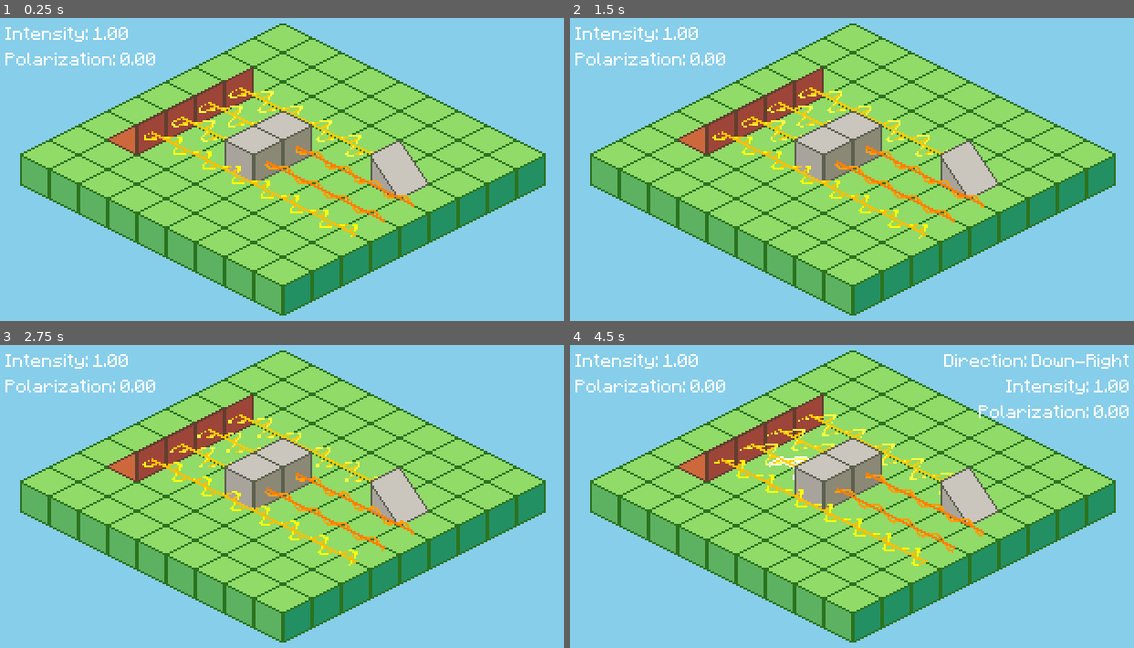
Above: before the commit, frames 1-4 (two rows, left to right).
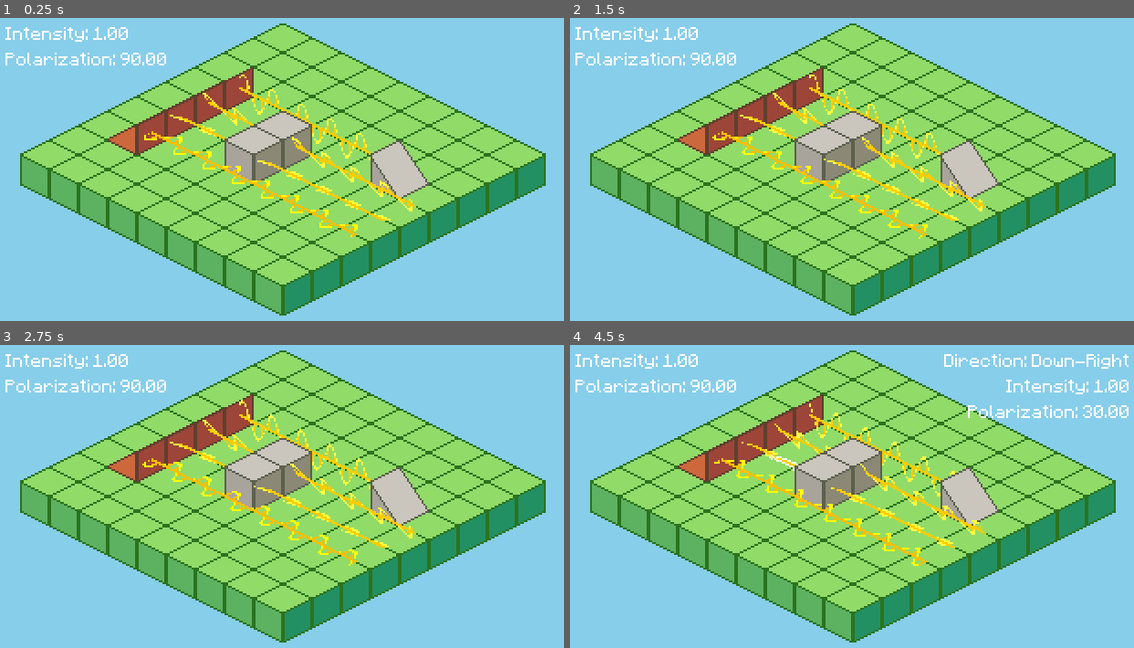
Above: after the commit, the same moments.

Repository: joshmoritty/polarization-puzzle
Game: Godot game, scene res://scenes/game.tscn
The game is run twice, just before and just after one commit, with the same random seed, the same clock (stepped at 60 frames per second) and the same inputs.
Inputs (mouse positions are in pixels of both pictures, inside the frame that each line leads up to):
- Up to frame 1 (0.25 s): no input
- Up to frame 2 (1.5 s): move the mouse to (981, 157) at 0.52 s; click (981, 157) at 0.67 s; drag from (733, 190) to (767, 96) at 1.27 s
- Up to frame 3 (2.75 s): move the mouse to (344, 426) at 2.02 s; click (344, 426) at 2.17 s
- Up to frame 4 (4.5 s): drag from (823, 566) to (823, 481) at 2.77 s; move the mouse to (1026, 548) at 3.52 s; click (1026, 548) at 3.67 s; drag from (677, 451) to (970, 496) at 4.27 s

The runs differ from the first frame. In frame 1, 2.0% of the frame differs, in the area x 21-74%, y 11-68%; in frame 2, 2.0%; in frame 3, 2.0%; in frame 4, 2.4%, in the area x 21-93%, y 11-69%.

Commit message:
feat: add filter UI

Diff:
--- a/scenes/game.tscn
+++ b/scenes/game.tscn
@@ -16,6 +16,24 @@
 line_spacing = 0.0
 font = ExtResource("2_kvpfn")
 font_size = 8
+
+[sub_resource type="StyleBoxFlat" id="StyleBoxFlat_kvpfn"]
+bg_color = Color(0.792157, 0.776471, 0.745098, 1)
+border_width_left = 1
+border_width_top = 1
+border_width_right = 1
+border_width_bottom = 1
+border_color = Color(0.360784, 0.376471, 0.305882, 1)
+corner_radius_top_left = 8
+corner_radius_top_right = 8
+corner_radius_bottom_right = 8
+corner_radius_bottom_left = 8
+
+[sub_resource type="Theme" id="Theme_dinhu"]
+Label/colors/font_color = Color(0.360784, 0.376471, 0.305882, 1)
+Label/font_sizes/font_size = 8
+Label/fonts/font = ExtResource("2_kvpfn")
+Panel/styles/panel = SubResource("StyleBoxFlat_kvpfn")
 
 [sub_resource type="ShaderMaterial" id="ShaderMaterial_iywne"]
 render_priority = 0
@@ -530,9 +548,61 @@
 offset_top = 8.0
 offset_right = -8.0
 offset_bottom = 48.0
-grow_horizontal = 0
 label_settings = SubResource("LabelSettings_p57ef")
 horizontal_alignment = 2
+
+[node name="FilterDialog" type="Control" parent="CanvasLayer"]
+unique_name_in_owner = true
+visible = false
+layout_mode = 3
+anchors_preset = 2
+anchor_top = 1.0
+anchor_bottom = 1.0
+offset_left = 8.0
+offset_top = -72.0
+offset_right = 160.0
+offset_bottom = -8.0
+grow_vertical = 0
+theme = SubResource("Theme_dinhu")
+
+[node name="Panel" type="Panel" parent="CanvasLayer/FilterDialog"]
+layout_mode = 1
+anchors_preset = 15
+anchor_right = 1.0
+anchor_bottom = 1.0
+grow_horizontal = 2
+grow_vertical = 2
+
+[node name="VBox" type="VBoxContainer" parent="CanvasLayer/FilterDialog"]
+layout_mode = 1
+anchors_preset = -1
+anchor_right = 1.0
+anchor_bottom = 1.0
+offset_left = 8.0
+offset_top = 8.0
+offset_right = -8.0
+offset_bottom = -4.0
+grow_horizontal = 2
+grow_vertical = 2
+
+[node name="Title" type="Label" parent="CanvasLayer/FilterDialog/VBox"]
+layout_mode = 2
+text = "Polarization"
+horizontal_alignment = 1
+
+[node name="Slider" type="HSlider" parent="CanvasLayer/FilterDialog/VBox"]
+unique_name_in_owner = true
+layout_mode = 2
+size_flags_horizontal = 3
+max_value = 179.0
+rounded = true
+tick_count = 7
+
+[node name="Value" type="Label" parent="CanvasLayer/FilterDialog/VBox"]
+unique_name_in_owner = true
+layout_mode = 2
+text = "0"
+horizontal_alignment = 1
 
 [node name="SubViewport" type="SubViewport" parent="."]
 unique_name_in_owner = true
@@ -667,20 +737,21 @@
 script = ExtResource("4_u5sy4")
 dir = 1
 intensity = 1
+polar = 60
 
 [node name="Filter2" type="Sprite2D" parent="ObjectTiles"]
 position = Vector2(-16, -8)
 texture = ExtResource("6_vtaks")
 script = ExtResource("5_iywne")
 dir = 1
-polar = -60
+polar = 30
 
 [node name="Filter" type="Sprite2D" parent="ObjectTiles"]
 position = Vector2(0, -16)
 texture = ExtResource("6_vtaks")
 script = ExtResource("5_iywne")
 dir = 1
-polar = -60
+polar = 60
 
 [node name="Sensor" type="Sprite2D" parent="ObjectTiles"]
 position = Vector2(64, 0)
@@ -701,6 +772,7 @@
 script = ExtResource("4_u5sy4")
 dir = 1
 intensity = 1
+polar = 90
 
 [node name="Source4" type="Sprite2D" parent="ObjectTiles"]
 position = Vector2(-64, -32)
@@ -708,6 +780,7 @@
 script = ExtResource("4_u5sy4")
 dir = 1
 intensity = 1
+polar = 30
 
 [node name="Camera" type="Camera2D" parent="."]
 position = Vector2(160, 90)
--- a/scripts/controller.gd
+++ b/scripts/controller.gd
@@ -9,6 +9,10 @@
 @onready var label: Label = %"HoverReadout"
 var _outline_shader := load("res://assets/2d_outline.gdshader")
 var _hovered_sprite: CanvasItem = null
+@onready var filter_dialog: Control = $"CanvasLayer/FilterDialog"
+@onready var fd_slider: HSlider = filter_dialog.get_node("VBox/Slider") as HSlider
+@onready var fd_value: Label = filter_dialog.get_node("VBox/Value") as Label
+var _active_filter: Filter = null
 
 func _ready():
 	for pos in objs:
@@ -17,6 +21,14 @@
 			construct_beam(pos, obj.process_light(null))
 
 func _unhandled_input(event: InputEvent) -> void:
+	# When dialog open, suppress hover readout and allow outside-click close
+	if filter_dialog and filter_dialog.visible:
+		if event is InputEventMouseButton and event.pressed and event.button_index == MOUSE_BUTTON_LEFT:
+			var rect := filter_dialog.get_global_rect()
+			if not rect.has_point(get_viewport().get_mouse_position()):
+				_close_filter_dialog()
+		return
+
 	# Update UI readout on hover via physics point query; clear when none
 	if event is InputEventMouseMotion and label:
 		var space_state := get_world_2d().direct_space_state
@@ -27,42 +39,95 @@
 		params.collision_mask = (1 << 3) | (1 << 4)
 		params.collide_with_areas = true
 		params.collide_with_bodies = false
+
 		var results := space_state.intersect_point(params, 8)
-		results.sort_custom(y_sort)
-		var found_beam := false
-		var new_hovered: CanvasItem = null
-		for hit in results:
-			var area: Area2D = hit.get("collider") as Area2D
-			if not area:
-				continue
-			var parent := area.get_parent()
-			if parent is BeamSection:
-				var sec: BeamSection = parent
-				label.text = sec.beam.data.format_readout()
-				new_hovered = sec
-				found_beam = true
-				break
-			elif parent is LightObject:
-				new_hovered = parent
-				break
-		if not found_beam:
+		var hovered = _max_y_hit(results)
+		if hovered is BeamSection:
+			label.text = hovered.beam.data.format_readout()
+		else:
 			label.text = ""
+
 		# Apply/remove outline shader
-		if _hovered_sprite != new_hovered:
+		if _hovered_sprite != hovered:
 			# Remove from old
 			if _hovered_sprite:
 				_hovered_sprite.material = null
 			# Apply to new
-			_hovered_sprite = new_hovered
+			_hovered_sprite = hovered
 			if _hovered_sprite:
 				var mat := ShaderMaterial.new()
 				mat.shader = _outline_shader
 				_hovered_sprite.material = mat
 
-func y_sort(a: Dictionary, b: Dictionary):
-	var a_area = a.get("collider") as Area2D
-	var b_area = b.get("collider") as Area2D
-	return a_area.get_parent().position.y > b_area.get_parent().position.y
+	# Open/retarget filter dialog on left click
+	if event is InputEventMouseButton and event.button_index == MOUSE_BUTTON_LEFT and event.pressed:
+		var space_state := get_world_2d().direct_space_state
+		var params := PhysicsPointQueryParameters2D.new()
+		params.position = get_global_mouse_position()
+		params.collision_mask = (1 << 3) | (1 << 4)
+		params.collide_with_areas = true
+		params.collide_with_bodies = false
+		var results := space_state.intersect_point(params, 8)
+		var clicked = _max_y_hit(results)
+
+		if clicked is Filter:
+			_open_filter_dialog(clicked as Filter)
+
+func _open_filter_dialog(f: Filter) -> void:
+	_active_filter = f
+	if fd_slider and fd_value and filter_dialog:
+		fd_slider.value = clampi(f.polar, 0, 179)
+		fd_value.text = str(int(fd_slider.value))
+		if not filter_dialog.visible:
+			filter_dialog.visible = true
+		# Connect signals once
+		# Configure slider for integer steps and range
+		fd_slider.min_value = 0
+		fd_slider.max_value = 179
+		fd_slider.step = 1
+		fd_slider.rounded = true
+		# Connect once
+		if not fd_slider.value_changed.is_connected(_on_slider_changed):
+			fd_slider.value_changed.connect(_on_slider_changed)
+
+func _on_slider_changed(value: float) -> void:
+	if _active_filter:
+		_active_filter.polar = int(value)
+		fd_value.text = str(int(value))
+		_rebuild_beams()
+
+func _close_filter_dialog() -> void:
+	if filter_dialog:
+		filter_dialog.visible = false
+	_active_filter = null
+
+func _clear_beams() -> void:
+	for b in beams:
+		# Remove BeamSection sprites under tilemap
+		for child in tilemap.get_children():
+			if child is BeamSection:
+				child.queue_free()
+	beams.clear()
+
+func _rebuild_beams() -> void:
+	_clear_beams()
+	# Rebuild from all sources
+	for pos in objs:
+		var obj = objs[pos]
+		if obj is Source:
+			construct_beam(pos, obj.process_light(null))
+
+func _max_y_hit(hits: Array[Dictionary]):
+	var max_y = - INF
+	var max_obj: Node2D = null
+	for hit in hits:
+		var collider = hit.get("collider") as Area2D
+		var parent = collider.get_parent() as Node2D
+		var y = parent.position.y
+		if y > max_y:
+			max_y = y
+			max_obj = parent
+	return max_obj
 
 func construct_beam(pos: Vector2i, data: LightData):
 	var dir_vec = dir_to_vec(data.dir)
Not shown: 1 places in scenes/game.tscn that only renumber resources
